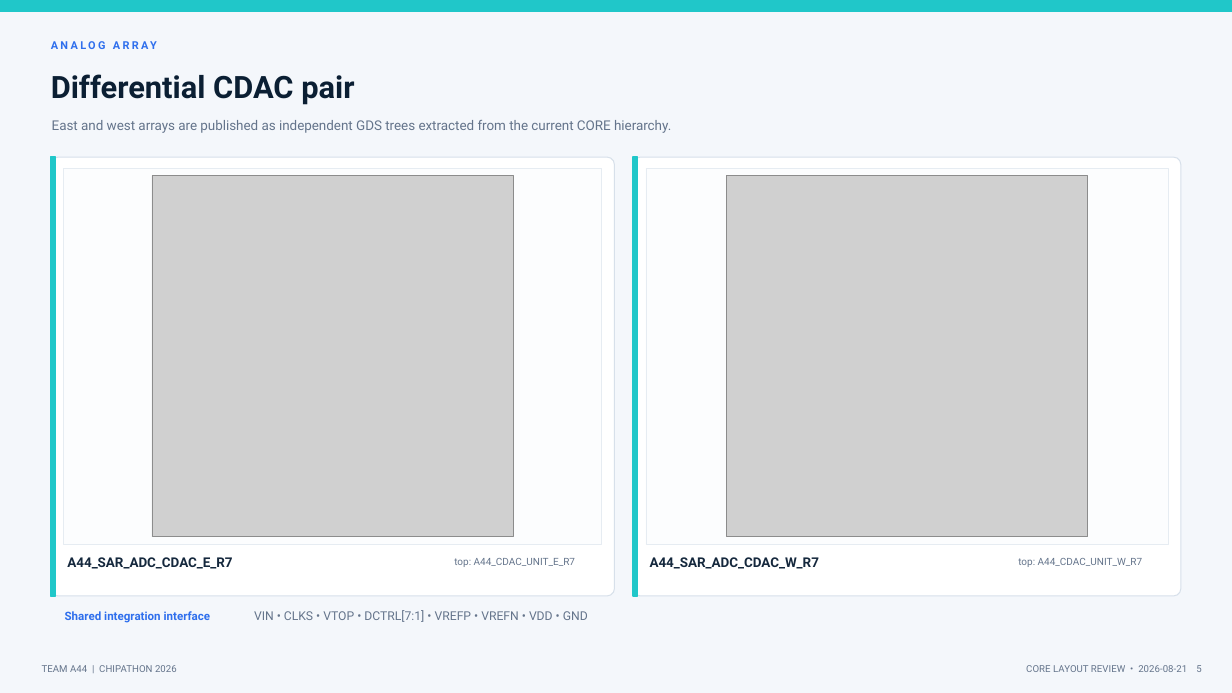
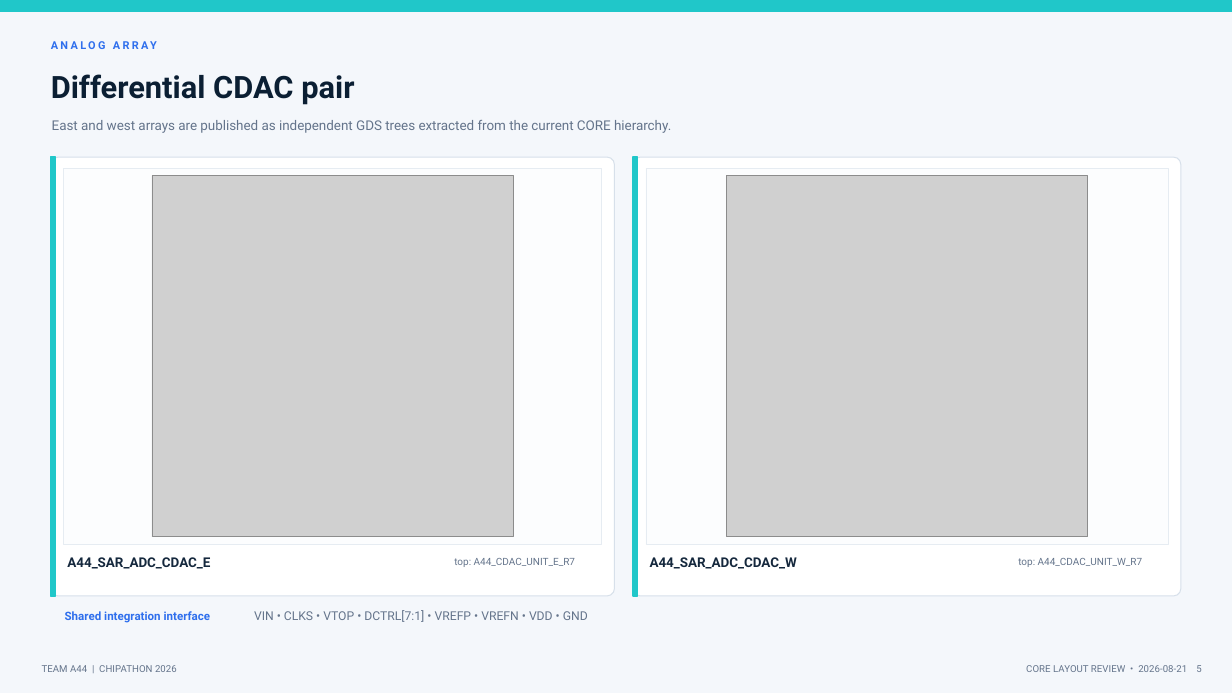
Before and after one commit to tritone4801/chipathon-2026-A44-SAR-ADC, a slide deck: slide 5 of docs/slides/A44_SAR_ADC_LAYOUT_REVIEW_20260821.pptx. Drawn at 1232x693 pixels with LibreOffice and Linux fonts; fonts in the diff are those of the drawing; grey boxes stand for pictures. Boxes give left, top, right and bottom in pixels: in the first picture for what was removed or moved away, otherwise in the second. Text is boxed around its words. In the diff, an @@ line names an element or a change of style, - is before the commit and + after.

```diff
--- a/docs/slides/A44_SAR_ADC_LAYOUT_REVIEW_20260821.pptx
+++ b/docs/slides/A44_SAR_ADC_LAYOUT_REVIEW_20260821.pptx
@@ text at <box>67,557,210,569</box>: text changed @@
-A44_SAR_ADC_CDAC_E_R7
+A44_SAR_ADC_CDAC_E
@@ text at <box>650,557,797,569</box>: text changed @@
-A44_SAR_ADC_CDAC_W_R7
+A44_SAR_ADC_CDAC_W
```
Also in this commit, not shown: 3 other slides changed, 22 other files.
